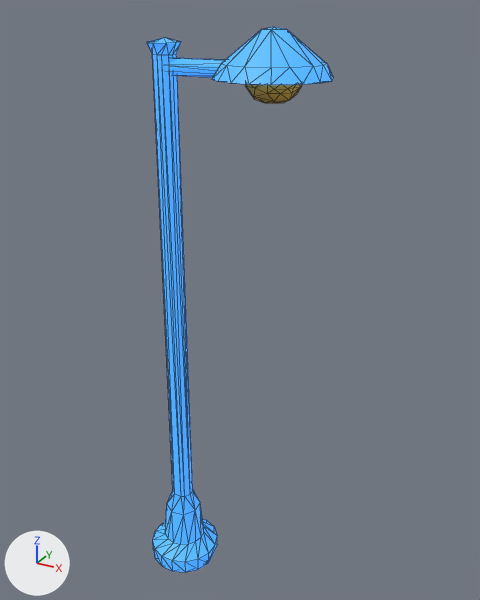
A saved change to the glTF model public/models/lod/lamp.glb.
Camera for both pictures: a camera (50 mm lens) standing at (1.84, -2.64, 3.09) and looking at (0.33, 0.11, 1.72). Every picture has the same lights, and +X, +Y and +Z are marked at lower left. The picture after the commit comes second. Mesh edges are drawn as thin lines. Where no turn or scale is listed for an object, it has been applied to the vertices. Vertices at exactly the same position are counted once.

In view in the first picture: 'lamp'.
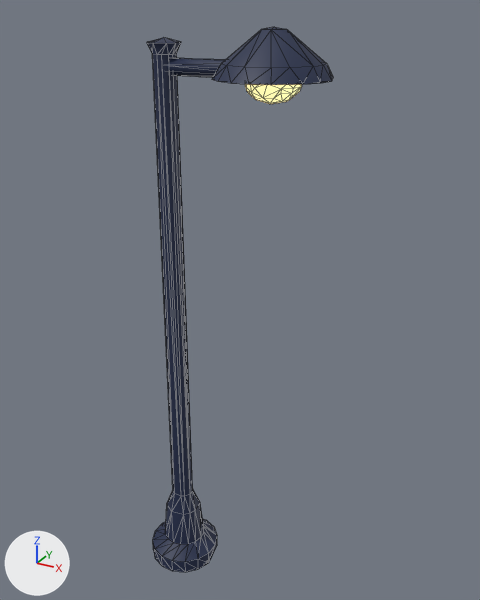
Boxes [x1, y1, x2, y2] around the edits, measured in the pictures (480 x 600 px; the box of a moved part takes in the faces that stretch with it):
part 1 of me_lamp_012, moved or reshaped: [184, 494, 196, 544] in both
part 2 of me_lamp_012, moved or reshaped: before [245, 84, 302, 103]; after [245, 84, 302, 104]
part 3 of me_lamp_012, surface changed (darker): [147, 27, 333, 572] in both

What the commit changed:
me_lamp_012 has 217 vertices, 418 faces and spans x -0.5..0.5, y -0.26..0.26, z -1.51..1.51.
me_lamp_012 is used by ob_lamp; location (0.307, -0.004, 1.51).
Verts and faces of me_lamp_012; kept vertices keep their numbers, new ones are numbered from 217.
Before the commit, vertices of me_lamp_012: 44 (-0.22, -0.08, -1.37) at pixel (188, 543), 45 (-0.2, -0.04, -1.37) at pixel (195, 541), 53 (-0.25, -0.08, -1.16) at pixel (183, 514), 54 (-0.21, -0.02, -1.16) at pixel (195, 510), 63 (-0.26, -0.04, -1.06) at pixel (184, 496).
Before the commit, vertices of me_lamp_012: 64 (-0.25, -0.01, -1.06) at pixel (190, 494).
Part 1, on me_lamp_012:
Faces deleted: (44, 54, 53), (44, 45, 54), (53, 54, 63), (54, 64, 63).
New vertex 217 is at (-0.22, -0.05, -1.16), pixel (190, 513).
New faces: (45, 54, 217), (44, 45, 217), (44, 217, 53), (54, 64, 217), (63, 217, 64), (53, 217, 63).
Part 2, on me_lamp_012:
27 vertices are removed from x 0.15..0.36, y -0.11..0.11, z 1.21..1.37.
107 faces are deleted.
3 vertices move from x 0.2..0.32, y -0.09..-0.05, z 1.22..1.3 to x 0.19..0.34, y -0.1..-0.06, z 1.23..1.32.
26 vertices are added at x 0.15..0.35, y -0.11..0.09, z 1.21..1.37.
105 new faces join them.
me_lamp_012 part 3: 307 kept faces spanning x -0.5..0.5, y -0.26..0.26, z -1.51..1.51 get new texture (UV) coordinates.
